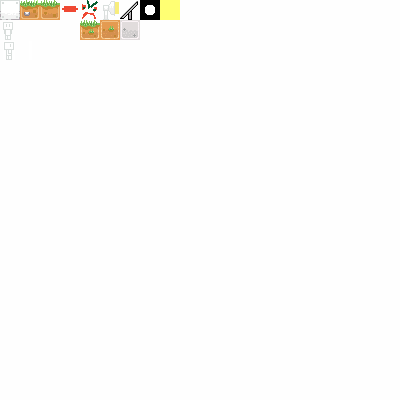
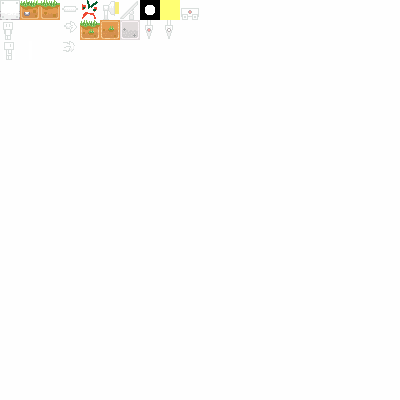
Layered file, before and after one edit (400px x 400px). Changes by layer:
renamed "Layer 2" to "Layer 4", painted on it over [62, 1, 199, 52]
removed layer "Layer 0" over [62, 1, 199, 52]
